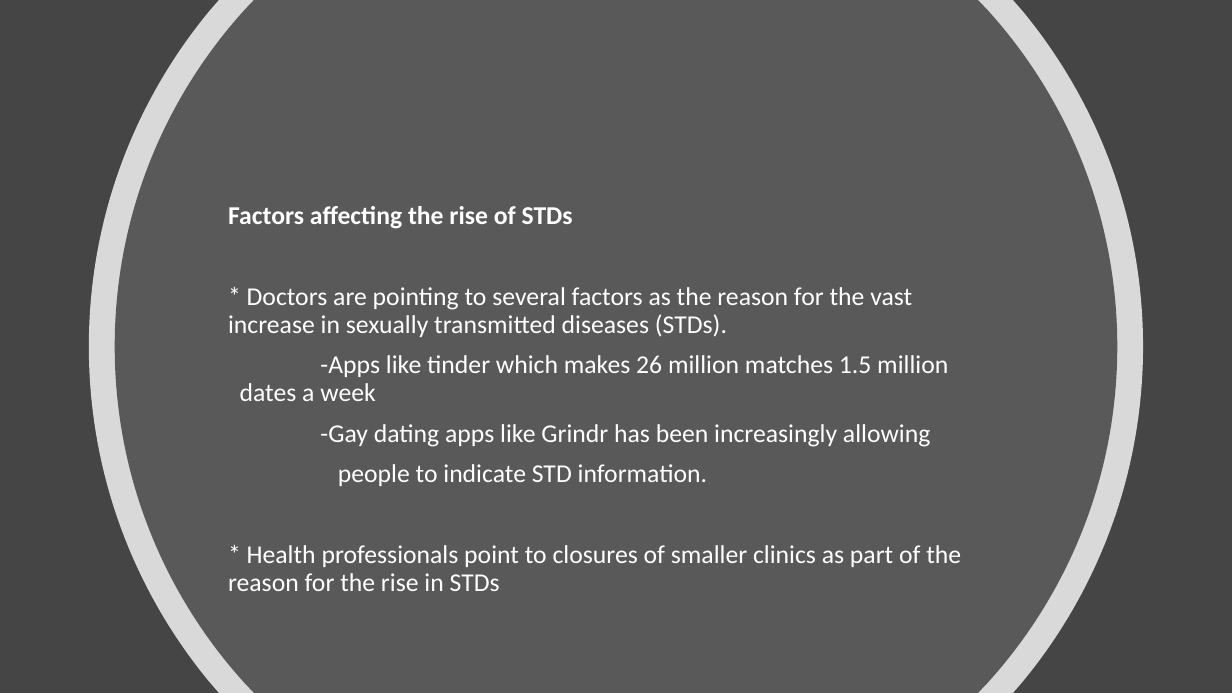
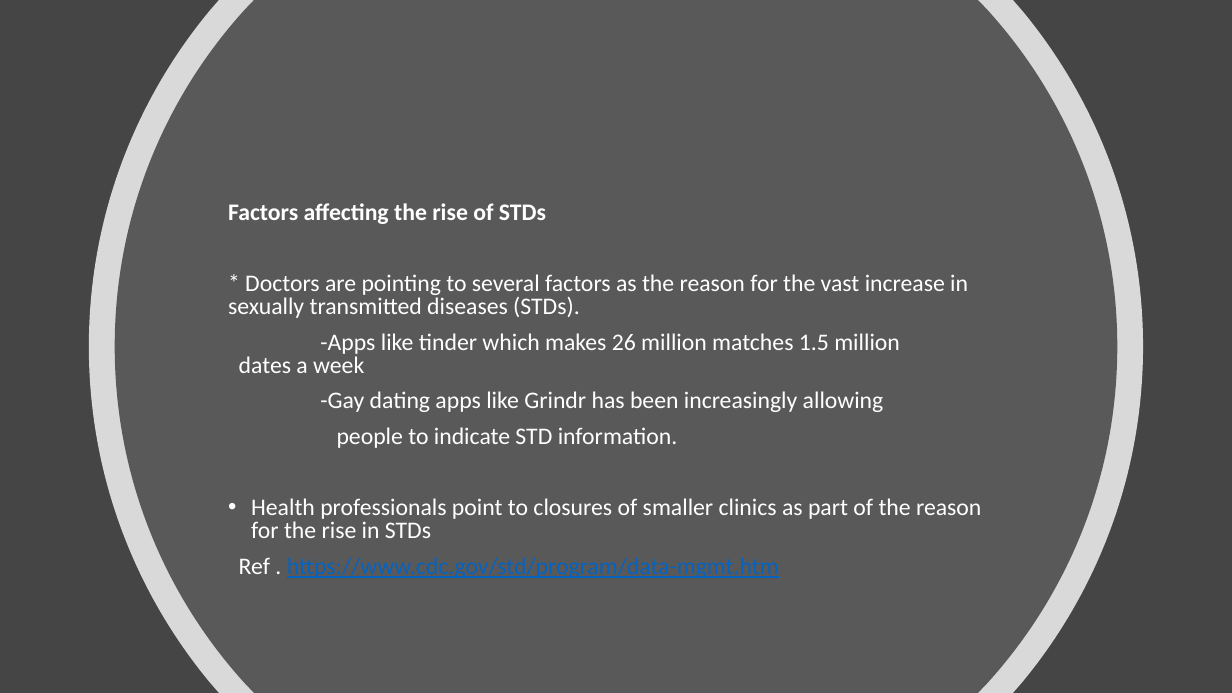
Before and after one commit to fantahunteka1980/Analysis-of-STDS, a slide deck: slide 5 of STD Infection in USA capstone.pptx. Drawn at 1232x693 pixels with LibreOffice and Linux fonts; fonts in the diff are those of the drawing. Boxes give left, top, right and bottom in pixels: in the first picture for what was removed or moved away, otherwise in the second. Text is boxed around its words. In the diff, an @@ line names an element or a change of style, - is before the commit and + after.

```diff
--- a/STD Infection in USA capstone.pptx
+++ b/STD Infection in USA capstone.pptx
@@ text at box(228, 203, 968, 448): size 20 to 18.5 pt in "Factors affecting the rise of STDs", "* Doctors are pointing to several factors ...", "-Apps like tinder which makes 26 million ...", "-Gay dating apps like Grindr has been ..." and 1 more places; line spacing 0.9 to 0.8 @@
@@ text at box(239, 498, 981, 574): text changed; size 20 to 18.5 pt @@
-* Health professionals point to closures of smaller clinics as part of the reason for the rise in STDs
+• Health professionals point to closures of smaller clinics as part of the reason for the rise in STDs
+Ref . https://www.cdc.gov/std/program/data-mgmt.htm
```
Also in this commit, not shown: 2 other slides changed, 1 other file.
